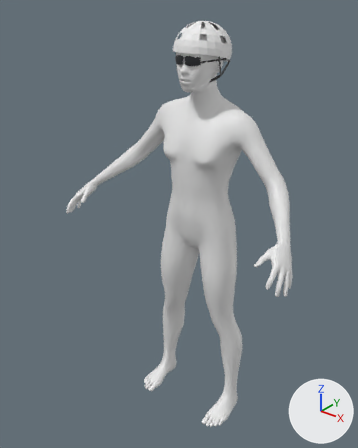
Two versions of the glTF model apps/web/public/realistic/rider.glb, one commit apart.
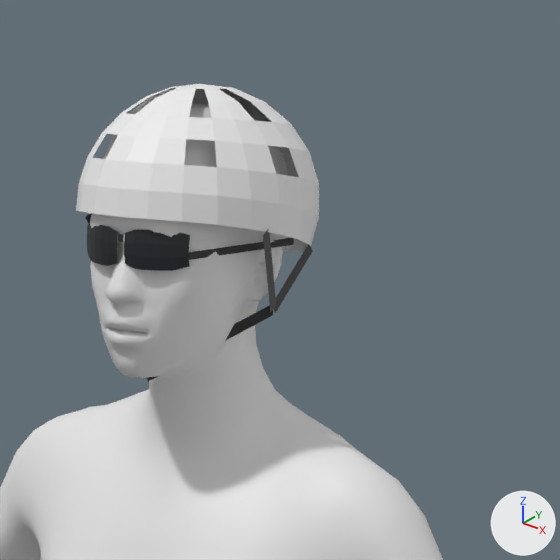
The first picture shows the older version from a 50 mm camera at (1.089, -1.535, 0.972) aimed at (-0.046, -0.116, 0.093). The close-ups show the older and then the newer version on the part from 43% to 81% of the width and 0% to 30% of the height of that picture. Only the edits that show in the close-ups are written down. Arrows for +X, +Y and +Z are at lower right; the lights stay in place. Vertices at exactly the same position are counted once.

Names of what the first close-up shows: 'helmet', 'rider'.
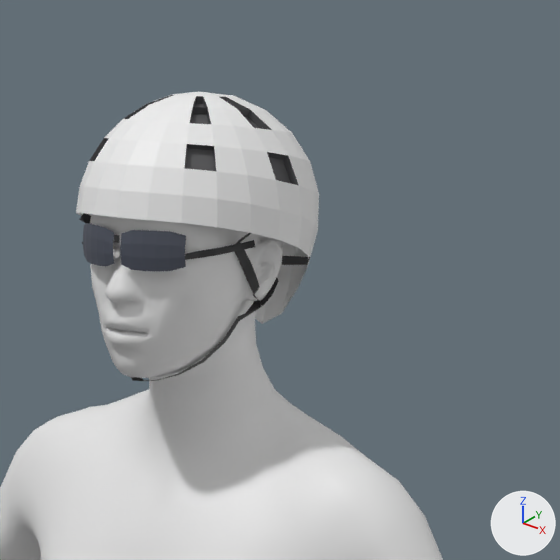
Pixel boxes [x1, y1, x2, y2] of what changed, in the close-ups (560 x 560 px; the box of a moved part takes in the faces that stretch with it):
'helmet', reshaped: before [76, 84, 319, 381]; after [76, 92, 319, 381]
part 1 of me_helmet, moved or reshaped: before [124, 230, 190, 271]; after [120, 230, 186, 271]
part 2 of me_helmet, moved or reshaped: before [87, 223, 118, 266]; after [83, 223, 114, 267]
part 3 of me_helmet, moved or reshaped: before [118, 234, 123, 242]; after [114, 235, 119, 243]
part 4 of me_helmet, rebuilt (38% taller): before [76, 84, 319, 252]; after [76, 92, 319, 324]
part 5 of me_helmet, rebuilt (mostly hidden afterwards): before [147, 305, 273, 381]; after [131, 377, 143, 381]
part 6 of me_helmet, rebuilt (33% narrower, 9% shorter): before [189, 238, 294, 260]; after [185, 240, 255, 260]
part 7 of me_helmet, added: after [234, 233, 263, 305]
part 8 of me_helmet, added: after [260, 256, 310, 306]
part 9 of me_helmet, added: after [141, 302, 262, 381]
part 10 of me_helmet, added (mostly hidden): after [79, 213, 91, 223]
part 11 of me_helmet, deleted: before [263, 229, 276, 313]
part 12 of me_helmet, deleted: before [274, 244, 313, 313]

Diff of the bpy script that builds the scene:
```diff
--- a/apps/web/public/realistic/rider.glb.py
+++ b/apps/web/public/realistic/rider.glb.py
@@ me_helmet @@
 # used by ob_helmet; location = (0.0, 0.0, 0.0)
-me_helmet.from_pydata(...)  # 244 vertices, 340 faces; spans x -0.097..0.097, y -0.153..0.082, z 0.621..0.857
+me_helmet.from_pydata(...)  # 460 vertices, 696 faces; spans x -0.097..0.097, y -0.153..0.083, z 0.623..0.851
+# me_helmet part 1: the loose piece of 24 vertices spanning x 0.004..0.054, y -0.148..-0.124, z 0.72..0.752 is moved by (0.0, -0.005, 0.0)
+# me_helmet part 2: the loose piece of 24 vertices spanning x -0.054..-0.004, y -0.148..-0.124, z 0.72..0.752 is moved by (0.0, -0.005, 0.0)
+# me_helmet part 3: the loose piece of 4 vertices spanning x -0.003..0.003, y -0.148, z 0.741..0.747 is moved by (0.0, -0.005, 0.0)
+# me_helmet part 4: the loose piece of 162 vertices spanning x -0.097..0.097, y -0.153..0.082, z 0.711..0.857 is rebuilt with 202 vertices and now spans x -0.097..0.097, y -0.153..0.083, z 0.647..0.851
+# me_helmet part 5: the loose piece of 6 vertices spanning x -0.079..0.079, y -0.109..-0.037, z 0.621..0.686 is rebuilt with 14 vertices and now spans x -0.075..0.004, y -0.125..-0.046, z 0.623..0.687
+# me_helmet part 6: the loose piece of 4 vertices spanning x 0.054..0.087, y -0.126..-0.022, z 0.729..0.739 is rebuilt with 12 vertices and now spans x 0.053..0.074, y -0.131..-0.059, z 0.729..0.739
+# me_helmet part 7: a new loose piece of 14 vertices spanning x 0.066..0.09, y -0.093..-0.047, z 0.685..0.751, in mat_defaultmaterial
+# me_helmet part 8: a new loose piece of 14 vertices spanning x 0.059..0.08, y -0.048..0.021, z 0.684..0.719, in mat_defaultmaterial
+# me_helmet part 9: a new loose piece of 14 vertices spanning x -0.003..0.075, y -0.125..-0.046, z 0.623..0.688, in mat_defaultmaterial
+# me_helmet part 10: a new loose piece of 14 vertices spanning x -0.09..-0.068, y -0.093..-0.047, z 0.685..0.751, in mat_defaultmaterial
+# me_helmet part 11: the loose piece of 4 vertices spanning x 0.079..0.094, y -0.078..-0.032, z 0.678..0.751 is deleted
+# me_helmet part 12: the loose piece of 4 vertices spanning x 0.078..0.079, y -0.04..0.022, z 0.677..0.73 is deleted
+# other edits to the shape of me_helmet do not show in these pictures
 me_helmet.materials.append(mat_defaultmaterial)
```
